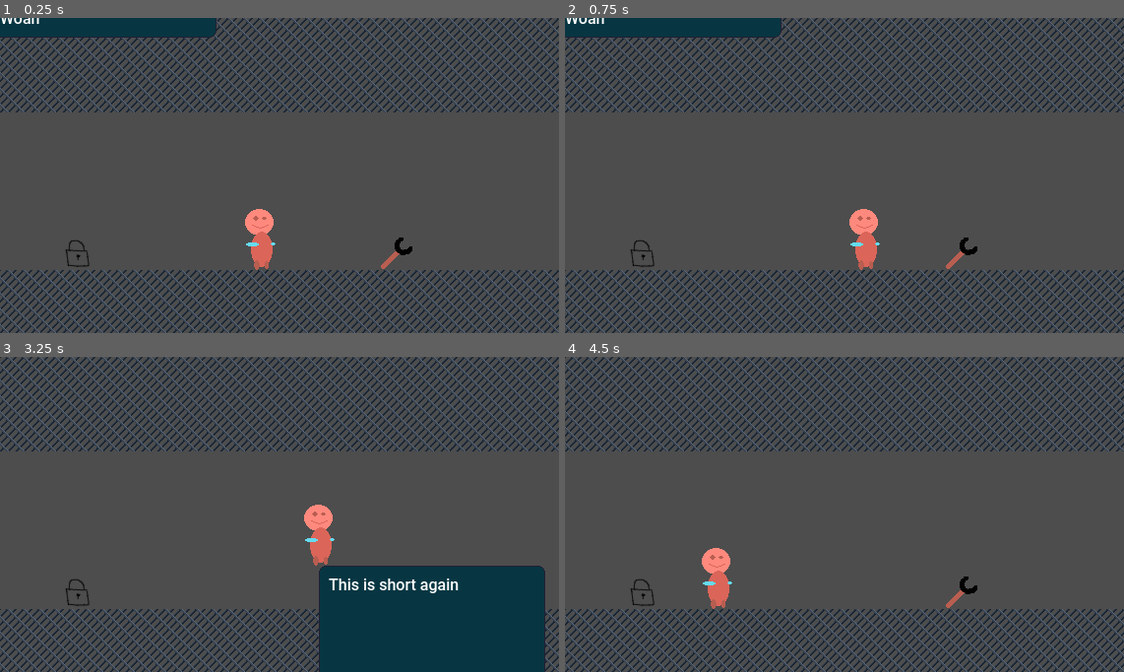
Above: before the commit, frames 1-4 (two rows, left to right).
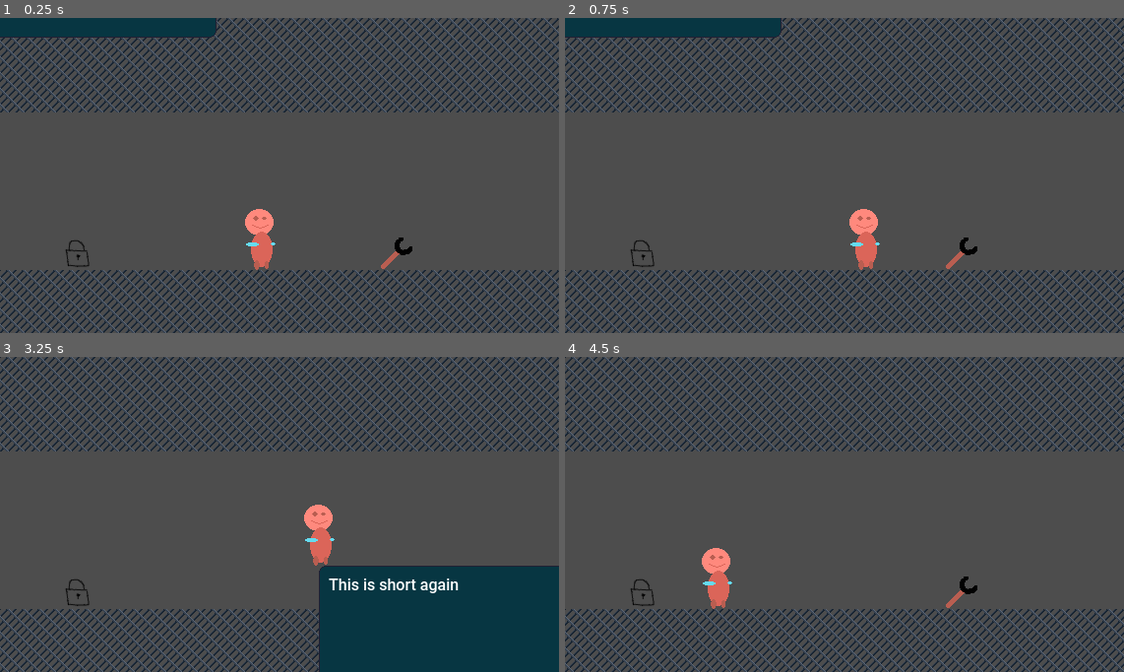
Above: after the commit, the same moments.

Repository: panorb/ludum-dare-58
Game: Godot game, scene res://game/game.tscn
The game is run twice, just before and just after one commit, with the same random seed, the same clock (stepped at 60 frames per second) and the same inputs.
Inputs:
- Up to frame 1 (0.25 s): no input
- Up to frame 2 (0.75 s): tap Enter at 0.5 s; hold Right (move_right) from 0.53 s (still down); tap W (interact) at 0.6 s
- Up to frame 3 (3.25 s): tap Space (jump) at 0.77, 1.52, 3.02 s; tap W (interact) at 1.35, 2.1, 2.85 s; release Right (move_right) at 2.03 s; hold Left (move_left) from 2.03 s (still down)
- Up to frame 4 (4.5 s): tap W (interact) at 3.6, 4.35 s; tap Space (jump) at 3.77 s; release Left (move_left) at 4.28 s; hold Right (move_right) from 4.28 s (still down)

The runs differ from the first frame. In frame 1, less than 0.1% of the frame differs, in the area x 0-8%, y 0-2%; in frame 2, less than 0.1%; in frame 3, 0.8%, in the area x 96-100%, y 66-100%; in frame 4, nothing differs.

Commit message:
Wrangle with UI weirdness

Diff:
--- a/godot/cutscene/speech_bubble.tscn
+++ b/godot/cutscene/speech_bubble.tscn
@@ -5,6 +5,7 @@
 [ext_resource type="Script" uid="uid://c3r7f0jn5ru6m" path="res://cutscene/speech_bubble.gd" id="2_t6kga"]
 
 [node name="SpeechBubble" type="MarginContainer"]
+custom_minimum_size = Vector2(200, 0)
 offset_right = 21.0
 offset_bottom = 39.0
 size_flags_horizontal = 2
@@ -34,7 +35,6 @@
 clip_contents = false
 custom_minimum_size = Vector2(200, 0)
 layout_mode = 2
-size_flags_horizontal = 0
 size_flags_vertical = 0
 text = "Woah"
 fit_content = true
